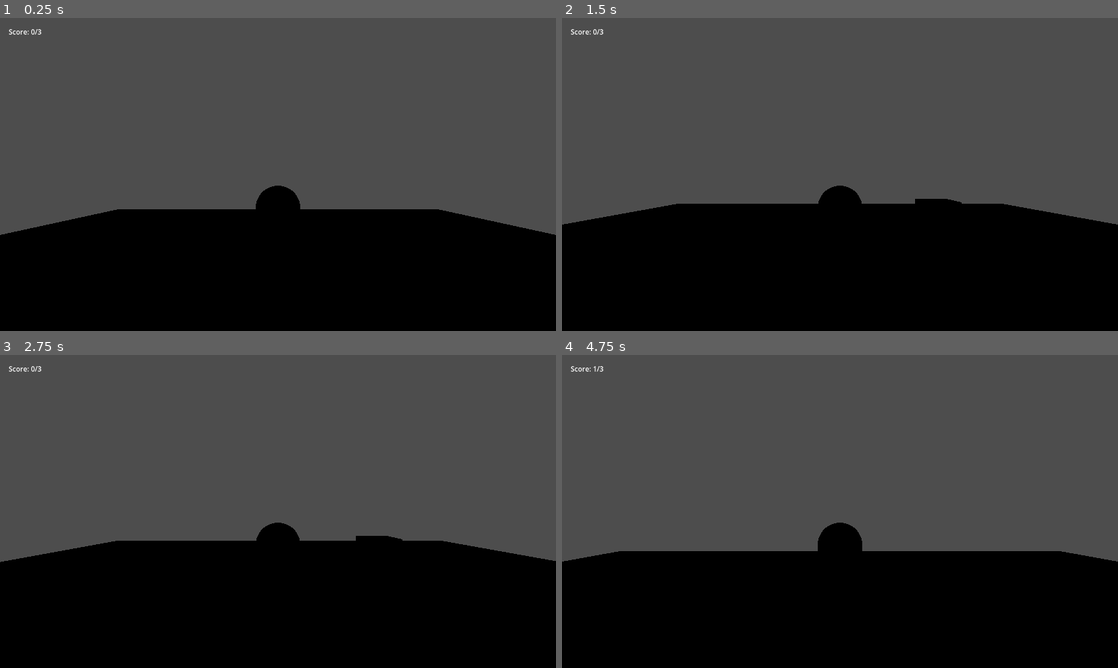
Above: before the commit, frames 1-4 (two rows, left to right).
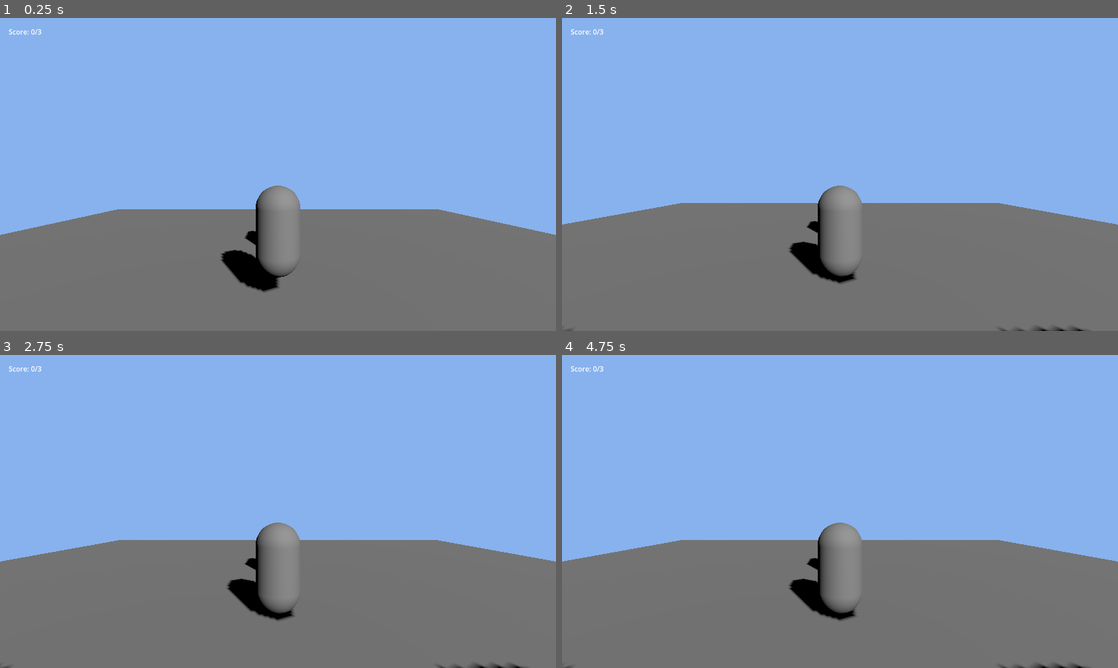
Above: after the commit, the same moments.

Repository: wgt19861219/godot-ai-kit
Game: Godot game, scene res://scenes/Main.tscn
The game is run twice, just before and just after one commit, with the same random seed, the same clock (stepped at 60 frames per second) and the same inputs.
Inputs:
- Up to frame 1 (0.25 s): no input
- Up to frame 2 (1.5 s): tap Enter (ui_accept) at 0.5, 0.77 s; hold Right (ui_right) 0.53-1.28 s; hold Down (ui_down) from 1.28 s (still down)
- Up to frame 3 (2.75 s): tap Enter (ui_accept) at 1.52 s; release Down (ui_down) at 2.03 s; hold Right (ui_right) from 2.03 s (still down)
- Up to frame 4 (4.75 s): tap Enter (ui_accept) at 2.75, 3.02, 3.77, 4.52 s; release Right (ui_right) at 2.78 s; hold Up (ui_up) 2.78-3.53 s; hold Left (ui_left) from 3.53 s (still down)

The runs differ from the first frame. In frame 1, 99% of the frame differs, in the area x 0-100%, y 0-100%; in frame 2, 99%; in frame 3, 99%; in frame 4, 99%.

Commit message:
fix(demo+docs): 验证两份审查报告 + 人工实测修复 WASD/光照/相机手感
【审查报告修复】(两份外部全面审查逐条核实,不照单全收)
- WASD 输入映射(报告1 C1):project.godot 加 [input] 段绑 W/S/A/D 到
  move_* action;player.gd 改用 move_*(方案B,UI与游戏action分离)
- 文档同步(I1-I5):兼容矩阵pin/NOTICE/install.sh Step5/README/CLAUDE.md/
  demo-README/production.md 裂缝逐条引用
- 纠正报告归因错误(I4代码全英文一致,非三套混用;I6归enhanced子模块)
- reviewer 二轮:install.ps1 Step5 补占位符替换(两端真正对等+修狼来了bug)
- 报告2 C1(enhanced pin未推送origin):用户决策暂不处理,矩阵如实标注

【人工实测修复】(headless无法暴露,真实按键+视觉才发现)
- F14 光照:Main.tscn 加 WorldEnvironment+DirectionalLight3D(原灰暗不可辨)
- F15 移动反馈循环:player.gd 去 transform.basis 改世界坐标(W正常A/S/D闪烁)
- F16 转向突兀+视角乱:look_at瞬转→lerp_angle平滑;旋转只作用于mesh;
  SpringArm同步跟随→第三人称跟随视角(完整相机系统留v1)

验收②真正达成:InputMap✅+run_and_verify✅+人工按键实测四向移动/跳跃/计分/集齐正常。
印证 boundaries #7:输入/光照类bug headless无法暴露,可玩性验收必须人工。

Co-Authored-By: Claude <noreply@anthropic.com>

Diff:
--- a/demo/project.godot
+++ b/demo/project.godot
@@ -12,6 +12,29 @@
 window/size/viewport_width=1280
 window/size/viewport_height=720
 
+[input]
+
+move_forward={
+"deadzone": 0.5,
+"events": [Object(InputEventKey,"resource_local_to_scene":false,"resource_name":"","device":-1,"window_id":0,"alt_pressed":false,"shift_pressed":false,"ctrl_pressed":false,"meta_pressed":false,"pressed":false,"keycode":0,"physical_keycode":87,"key_label":0,"unicode":119,"location":0,"echo":false,"script":null)
+]
+}
+move_back={
+"deadzone": 0.5,
+"events": [Object(InputEventKey,"resource_local_to_scene":false,"resource_name":"","device":-1,"window_id":0,"alt_pressed":false,"shift_pressed":false,"ctrl_pressed":false,"meta_pressed":false,"pressed":false,"keycode":0,"physical_keycode":83,"key_label":0,"unicode":115,"location":0,"echo":false,"script":null)
+]
+}
+move_left={
+"deadzone": 0.5,
+"events": [Object(InputEventKey,"resource_local_to_scene":false,"resource_name":"","device":-1,"window_id":0,"alt_pressed":false,"shift_pressed":false,"ctrl_pressed":false,"meta_pressed":false,"pressed":false,"keycode":0,"physical_keycode":65,"key_label":0,"unicode":97,"location":0,"echo":false,"script":null)
+]
+}
+move_right={
+"deadzone": 0.5,
+"events": [Object(InputEventKey,"resource_local_to_scene":false,"resource_name":"","device":-1,"window_id":0,"alt_pressed":false,"shift_pressed":false,"ctrl_pressed":false,"meta_pressed":false,"pressed":false,"keycode":0,"physical_keycode":68,"key_label":0,"unicode":100,"location":0,"echo":false,"script":null)
+]
+}
+
 [rendering]
 
 renderer/rendering_method="forward_plus"
--- a/demo/scenes/Main.tscn
+++ b/demo/scenes/Main.tscn
@@ -10,8 +10,23 @@
 [sub_resource type="BoxMesh" id="ground_mesh"]
 size = Vector3(20, 1, 20)
 
+[sub_resource type="Environment" id="env_3d"]
+background_mode = 1
+background_color = Color(0.53, 0.7, 0.93, 1)
+ambient_light_source = 1
+ambient_light_color = Color(0.6, 0.7, 0.8, 1)
+ambient_light_energy = 0.5
+
 [node name="Main" type="Node3D"]
 script = ExtResource("main")
+
+[node name="WorldEnvironment" type="WorldEnvironment" parent="."]
+environment = SubResource("env_3d")
+
+[node name="DirectionalLight3D" type="DirectionalLight3D" parent="."]
+rotation = Vector3(-0.610865, 0.523599, 0)
+light_energy = 1.0
+shadow_enabled = true
 
 [node name="Player" parent="." instance=ExtResource("player")]
 transform = Transform3D(1, 0, 0, 0, 1, 0, 0, 0, 1, 0, 1.5, 0)
--- a/demo/scenes/player.gd
+++ b/demo/scenes/player.gd
@@ -5,6 +5,8 @@
 const DECEL := 10.0
 
 var gravity: float = ProjectSettings.get_setting("physics/3d/default_gravity")
+@onready var mesh: MeshInstance3D = $MeshInstance3D
+@onready var spring_arm: SpringArm3D = $SpringArm3D
 
 func _ready() -> void:
 	add_to_group("player")
@@ -14,12 +16,14 @@
 		velocity.y -= gravity * delta
 	if Input.is_action_just_pressed("ui_accept") and is_on_floor():
 		velocity.y = JUMP_VELOCITY
-	var input_dir := Input.get_vector("ui_left", "ui_right", "ui_up", "ui_down")
-	var direction := (transform.basis * Vector3(input_dir.x, 0.0, input_dir.y)).normalized()
+	var input_dir := Input.get_vector("move_left", "move_right", "move_forward", "move_back")
+	var direction := Vector3(input_dir.x, 0.0, input_dir.y).normalized()
 	if direction:
 		velocity.x = direction.x * SPEED
 		velocity.z = direction.z * SPEED
-		look_at(global_position + direction, Vector3.UP)
+		var target_y := atan2(-direction.x, -direction.z)
+		mesh.rotation.y = lerp_angle(mesh.rotation.y, target_y, 10.0 * delta)
+		spring_arm.rotation.y = lerp_angle(spring_arm.rotation.y, target_y, 10.0 * delta)
 	else:
 		var decel := SPEED * DECEL * delta
 		velocity.x = move_toward(velocity.x, 0.0, decel)
Not shown: 1 places in demo/scenes/Main.tscn that only renumber resources
Not shown, changed: CLAUDE.md
Not shown, changed: NOTICE
Not shown, changed: README.md
Not shown, changed: demo/README.md
Not shown, changed: demo/docs/03-production-log.md
Not shown, changed: docs/compatibility-matrix.md
Not shown, changed: install.ps1
Not shown, changed: install.sh
Not shown, changed: workflow/production.md
